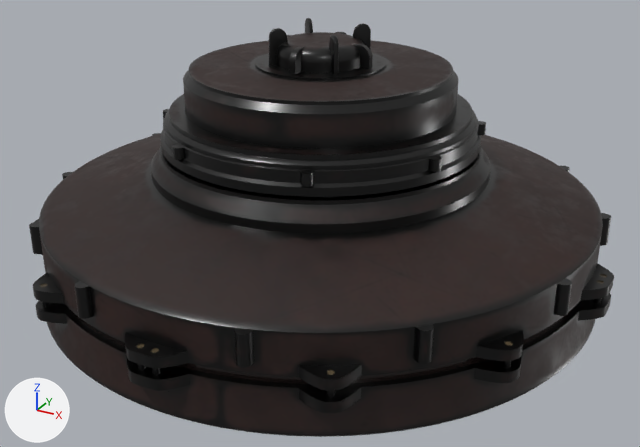
What one commit did to the glTF model app/src/main/assets/viewer3d/pignone-mod43.glb.
Both versions are drawn from a 50 mm camera at (22.9, -41.7, 17.2) aimed at (0.7, -1.3, -3.0). Arrows for +X, +Y and +Z are at lower left; the lights stay in place. The picture after the commit comes second. Where no turn or scale is listed for an object, it has been applied to the vertices.

In view in the first picture: 'defaultMaterial', 'defaultMaterial.002' and 1 more.
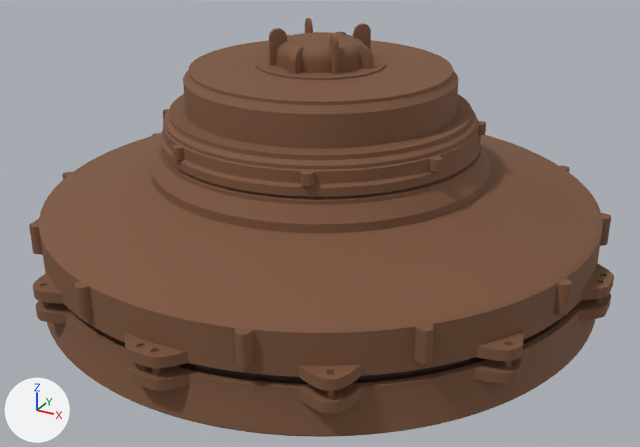
The change, as JSON lines over the scene's bpy script:
```json
{"op": "add", "block": "mat_illustrative_matte_brown_exterior_display_material", "code": ["mat_illustrative_matte_brown_exterior_display_material = bpy.data.materials.new('Illustrative matte brown exterior display material')", "# colours: brown #7c553c", "# uses the picture img_image_2"]}
{"block": "me_defaultmaterial", "where": "me_defaultmaterial.from_pydata(...)  # 20362 vertices, 39613 faces; spans x -16.6..16.6, y -16.6..16.6, z -7.0..7.8"}
{"op": "remove", "block": "me_defaultmaterial", "code": "me_defaultmaterial.materials.append(mat_plastic)"}
{"op": "add", "block": "me_defaultmaterial", "code": "me_defaultmaterial.materials.append(mat_illustrative_matte_brown_exterior_display_material)"}
```

Pixel boxes (x1, y1, x2, y2) of what changed, in the pictures (640 x 447 px):
```json
{"object": "defaultMaterial", "change": "recoloured", "before": [29, 18, 614, 437], "after": [29, 18, 614, 437], "on screen": "black to brown"}
```
